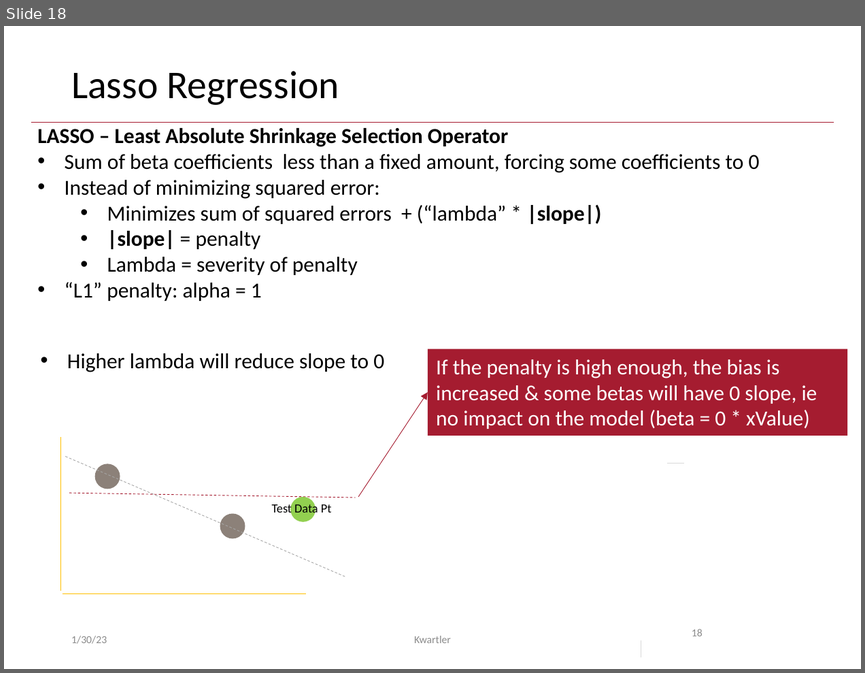
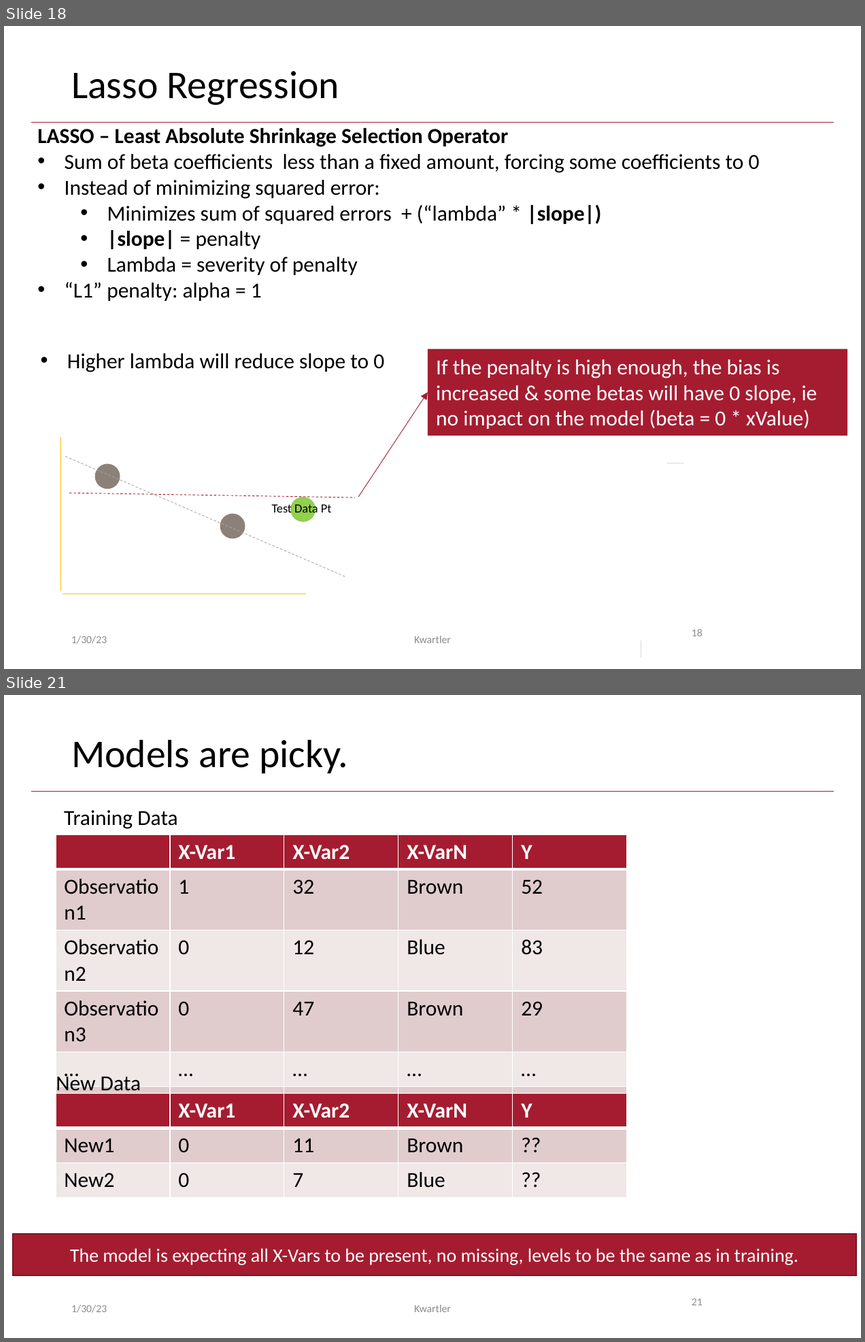
Before and after one commit to kwartler/Odum_Feb_23, a slide deck: lessons/Feb10/Class3C_document_classification.pptx. Shown one above the other, each under a label of ours: slide 18 before the commit, slides 18 and 21 after it; the slides between them are not shown. The pictures are 865x673 and 865x1342 pixels, drawn with LibreOffice and Linux fonts; fonts in the diff are those of the drawing. Boxes give left, top, right and bottom in pixels: in the first picture for what was removed or moved away, otherwise in the second. Text is boxed around its words. In the diff, an @@ line names an element or a change of style, - is before the commit and + after.

```diff
--- a/lessons/Feb10/Class3C_document_classification.pptx
+++ b/lessons/Feb10/Class3C_document_classification.pptx
@@ slide 21 added at <box>4,695,861,1338</box>, background #FFFFFF; not listed: 1 template element that a slide beside it also shows @@
@@ title added at <box>71,740,348,774</box>, 33 pt, text #000000 @@
+Models are picky.
@@ text added at <box>64,810,177,829</box>, 18 pt, text #000000 @@
+Training Data
@@ table added at <box>56,834,626,1155</box>, 6 rows, 5 columns @@
+ | X-Var1 | X-Var2 | X-VarN | Y
+Observation1 | 1 | 32 | Brown | 52
+Observation2 | 0 | 12 | Blue | 83
+Observation3 | 0 | 47 | Brown | 29
+… | … | … | … | …
+ObservationN | 1 | 11 | Brown | 36
@@ text added at <box>56,1072,141,1095</box>, 18 pt, text #000000 @@
+New Data
@@ table added at <box>56,1093,626,1198</box>, 3 rows, 5 columns @@
+ | X-Var1 | X-Var2 | X-VarN | Y
+New1 | 0 | 11 | Brown | ??
+New2 | 0 | 7 | Blue | ??
@@ rectangle added at <box>13,1234,855,1275</box>, fill #A51C30, outline #7A1524 1 pt, 16 pt, text #FFFFFF @@
+The model is expecting all X-Vars to be present, no missing, levels to be the same as in training.
@@ text added at <box>71,1304,107,1312</box>, 9 pt, text #8C8C8C @@
+1/30/23
@@ text added at <box>414,1304,451,1312</box>, 9 pt, text #8C8C8C @@
+Kwartler
@@ page number added at <box>691,1298,702,1305</box>, 9 pt, text #8C8C8C @@
+21
```
Also in this commit, not shown: 1 slide changed, 6 other slides added, 5 other files.
